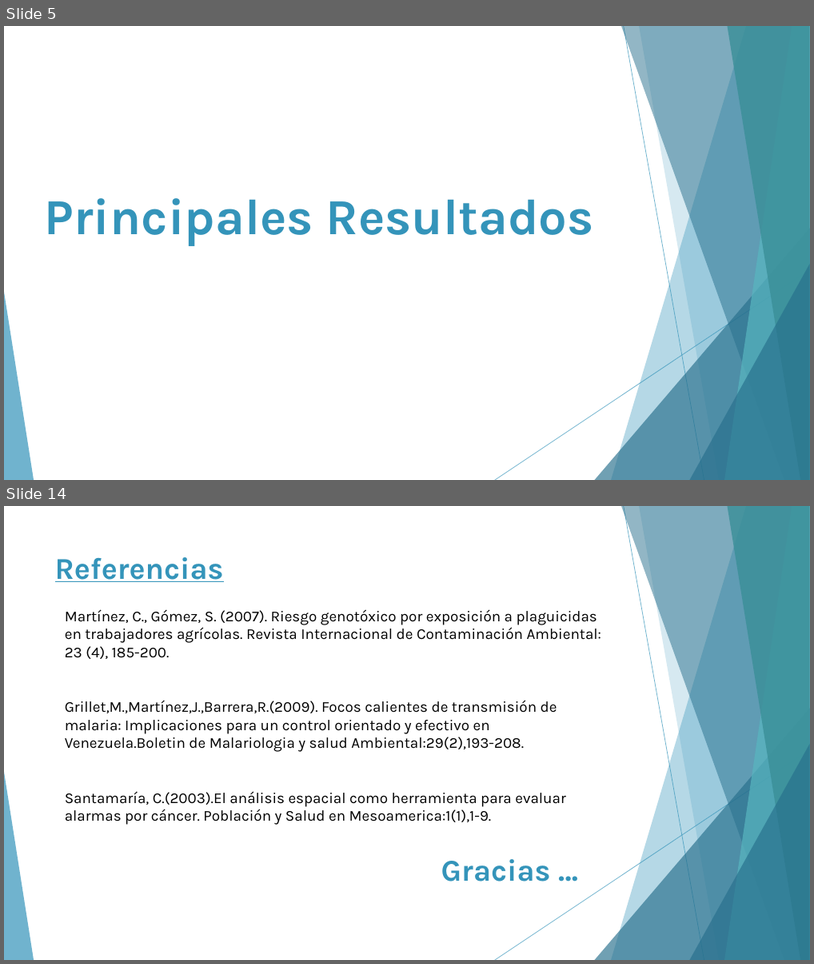
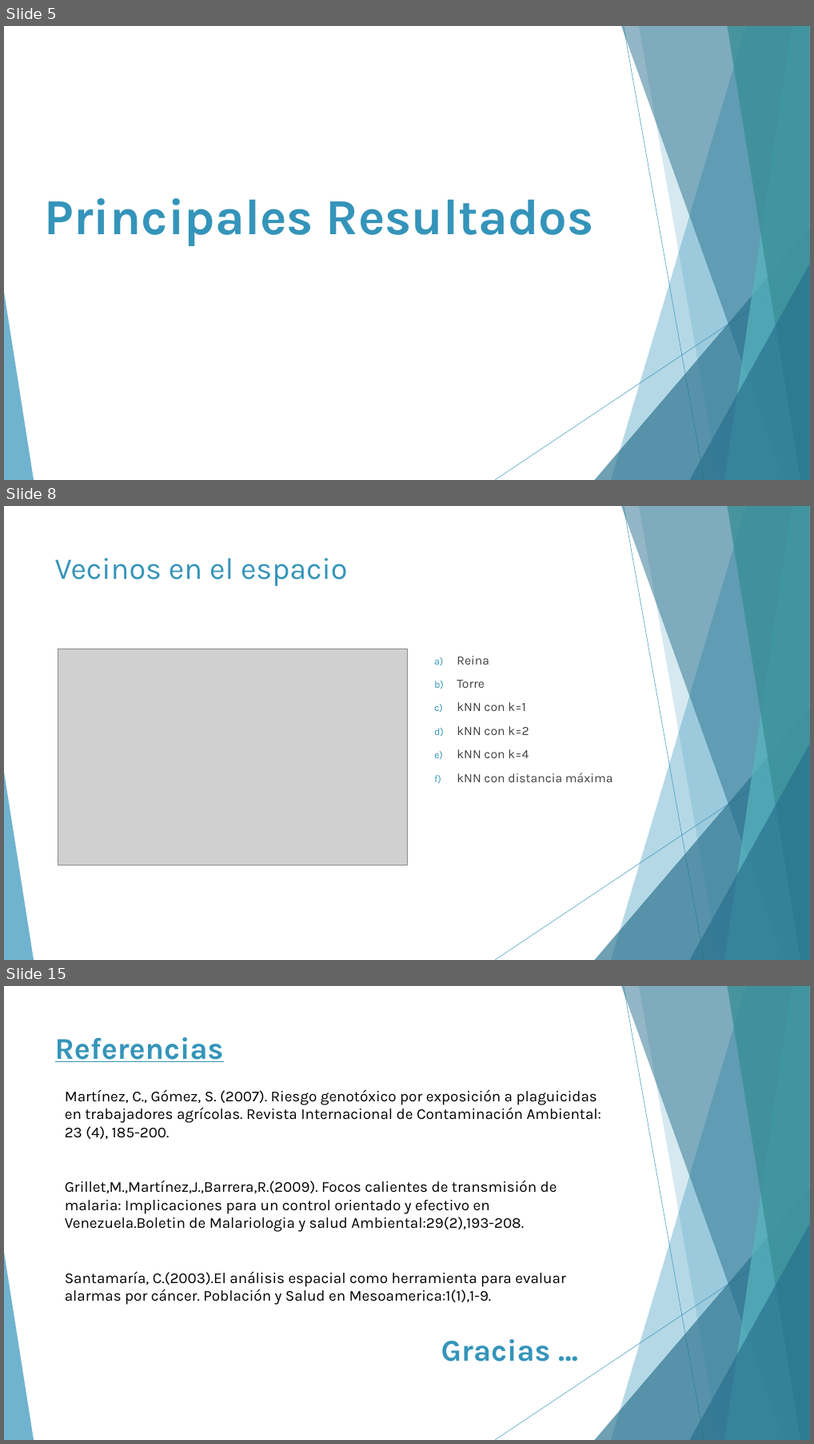
Before and after one commit to andresarguedas/Intoxicaciones-CR-2007-2014, a slide deck: Presentación - Intoxicaciones.pptx. Shown one above the other, each under a label of ours: slides 5 and 14 before the commit, slides 5, 8 and 15 after it; the slides between them are not shown. The pictures are 814x964 and 814x1444 pixels, drawn with LibreOffice and Linux fonts; fonts in the diff are those of the drawing; grey boxes stand for pictures. Boxes give left, top, right and bottom in pixels: in the first picture for what was removed or moved away, otherwise in the second. Text is boxed around its words. In the diff, an @@ line names an element or a change of style, - is before the commit and + after.

```diff
--- a/Presentación - Intoxicaciones.pptx
+++ b/Presentación - Intoxicaciones.pptx
@@ slide 8 added at [4,506,810,960], background #FFFFFF; not listed: 10 template elements that a slide beside it also shows @@
@@ title added at [55,558,348,586], 36 pt, text #3494BA @@
+Vecinos en el espacio
@@ picture added at [58,648,407,864] @@
@@ text added at [457,656,613,782], 15 pt, text #404040 @@
+a) Reina
+b) Torre
+c) kNN con k=1
+d) kNN con k=2
+e) kNN con k=4
+f) kNN con distancia máxima
@@ what was slide 14 is now slide 15 @@
```
Also in this commit, not shown: 1 slide changed, 8 other slides added, 8 slides removed, 4 other files.
